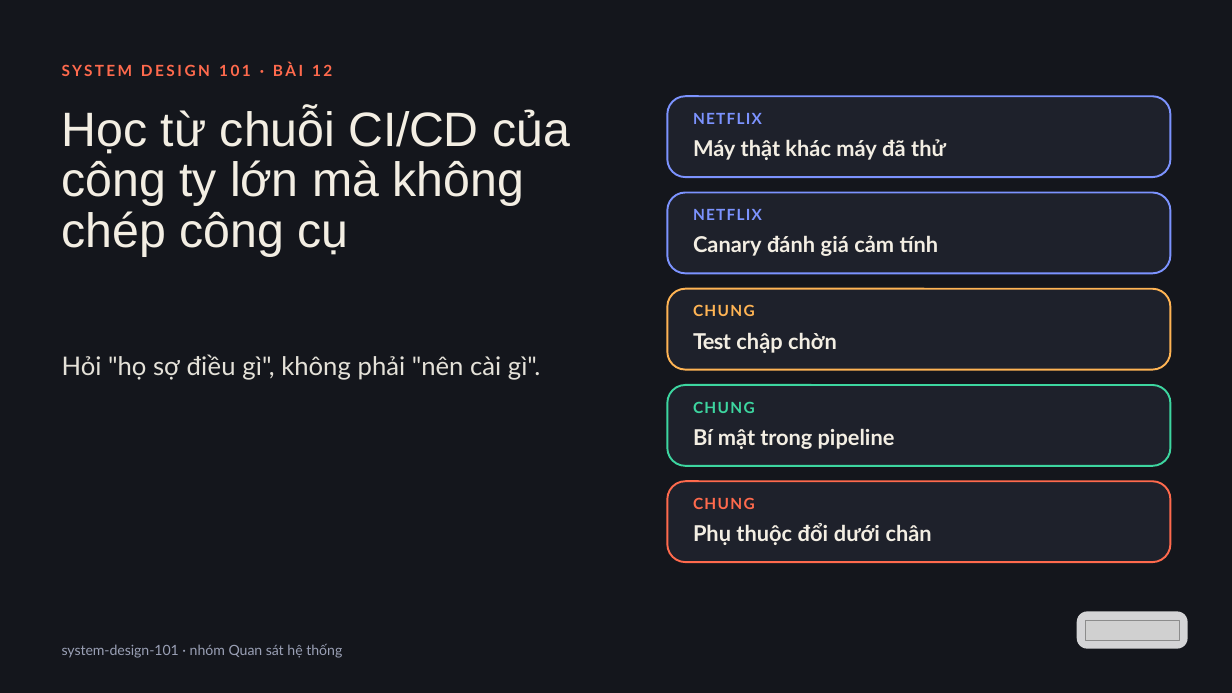
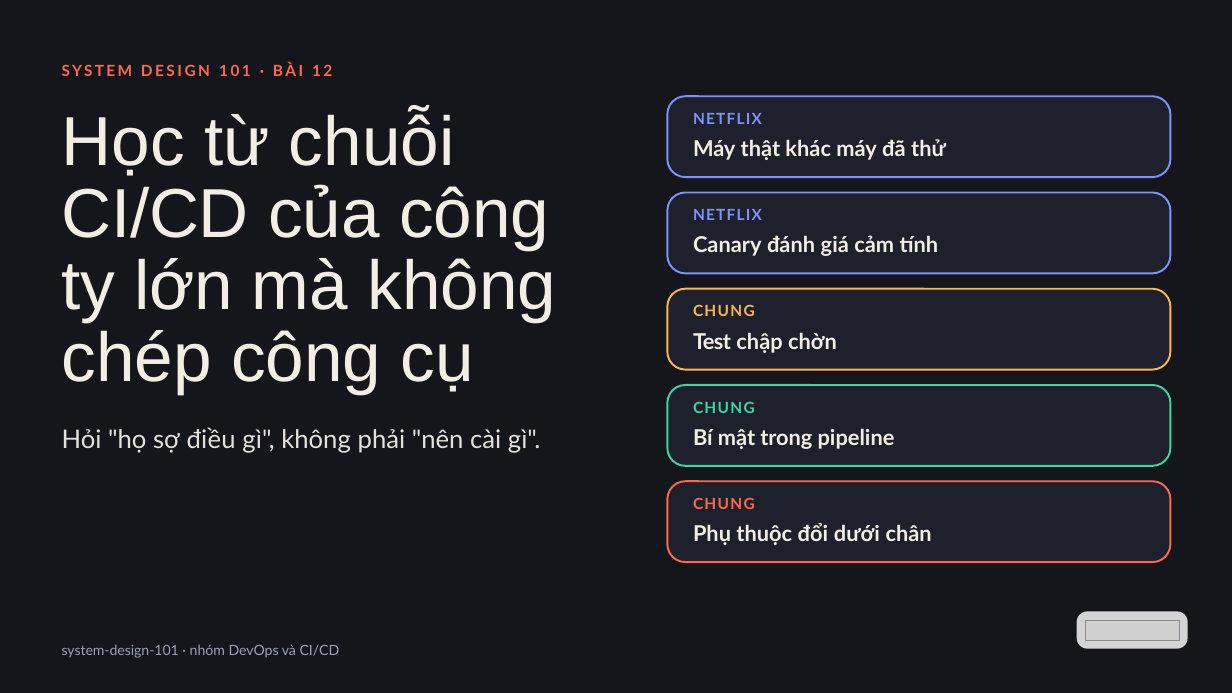
Before and after one commit to vohoailinh90/tool-marketing-studio, a slide deck: slide 1 of system-design-101/vi/lessons/sd-13-012/slides/sd-13-012.pptx. Drawn at 1232x693 pixels with LibreOffice and Linux fonts; fonts in the diff are those of the drawing; grey boxes stand for pictures. Boxes give left, top, right and bottom in pixels: in the first picture for what was removed or moved away, otherwise in the second. Text is boxed around its words. In the diff, an @@ line names an element or a change of style, - is before the commit and + after.

```diff
--- a/system-design-101/vi/lessons/sd-13-012/slides/sd-13-012.pptx
+++ b/system-design-101/vi/lessons/sd-13-012/slides/sd-13-012.pptx
@@ text "Học từ chuỗi CI/CD của ..." at <box>62,110,556,394</box>: size 56.5 to 81 pt; letter spacing -0.3 to -0.4 pt in "CI/CD"; letter spacing -0.4 to -0.5 pt in "lớn"; line spacing 58.7pt to 84.2pt @@
@@ text "Hỏi "họ sợ điều gì", ...": place and size @@
-text "Hỏi "họ sợ điều gì", ..." at <box>62,354,540,380</box>
+text "Hỏi "họ sợ điều gì", ..." at <box>62,427,540,453</box>
@@ text at <box>62,644,340,658</box>: text changed @@
-system-design-101 · nhóm Quan sát hệ thống
+system-design-101 · nhóm DevOps và CI/CD
```
Also in this commit, not shown: 9 other slides changed, 4 other files.
